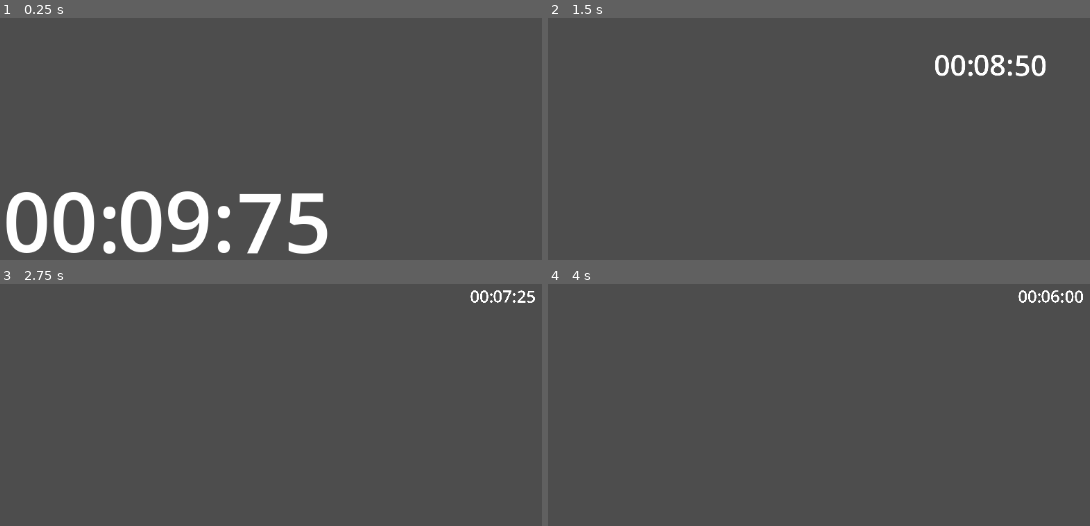
Above: before the commit, frames 1-4 (two rows, left to right).
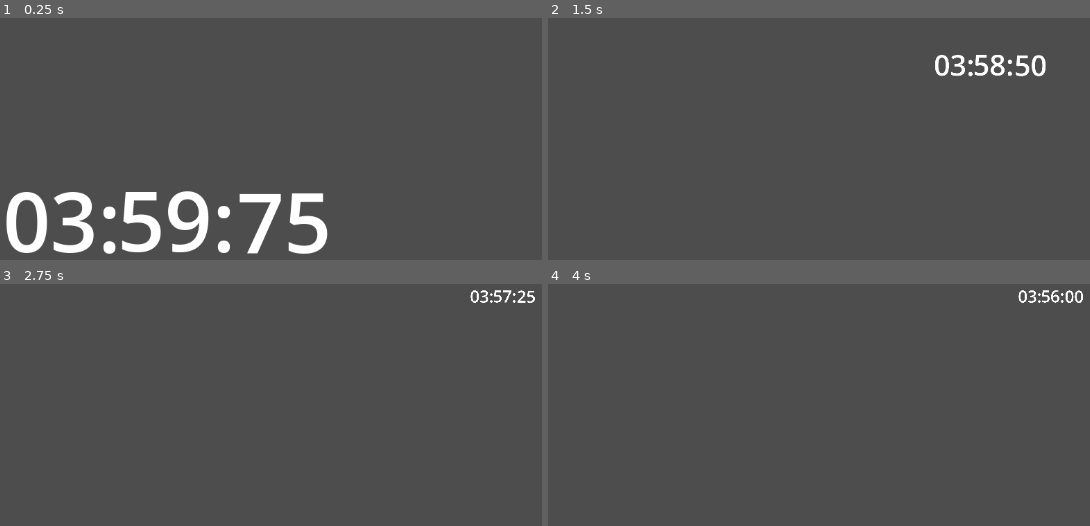
Above: after the commit, the same moments.

Repository: BenjaBelnap/Parry-God
Game: Godot game, scene res://Senes/level_timer.tscn
Same seed, same stepped clock (60 frames per second), same inputs: the game is played once before the commit and once after it. This scene is started directly instead of the project's main scene.
Inputs (mouse positions are in pixels of both pictures, inside the frame that each line leads up to):
- Up to frame 1 (0.25 s): no input
- Up to frame 2 (1.5 s): move the mouse to (884, 199) at 0.52 s; hold D (move_right) 0.53-1.28 s; right-click (884, 199) at 0.6 s; move the mouse to (548, 245) at 1.27 s; hold S (move_down) from 1.28 s (still down); click (548, 245) at 1.35 s
- Up to frame 3 (2.75 s): tap Enter at 2 s; move the mouse to (243, 390) at 2.02 s; release S (move_down) at 2.03 s; hold D (move_right) from 2.03 s (still down); right-click (243, 390) at 2.1 s
- Up to frame 4 (4 s): tap Space at 2.75 s; move the mouse to (outside the picture) at 2.77 s; release D (move_right) at 2.78 s; hold W (move_up) 2.78-3.53 s; click (outside the picture) at 2.85 s; tap Enter at 3.5 s; move the mouse to (outside the picture) at 3.52 s; hold A (move_left) from 3.53 s (still down); right-click (outside the picture) at 3.6 s

The runs differ from the first frame. In frame 1, 1.6% of the frame differs, in the area x 9-30%, y 71-98%; in frame 2, 0.2%; in frame 3, less than 0.1%; in frame 4, less than 0.1%.

Commit message:
changed timer data

Diff:
--- a/Senes/level_timer.gd
+++ b/Senes/level_timer.gd
@@ -11,6 +11,7 @@
 # Called when the node enters the scene tree for the first time.
 func _ready() -> void:
 	$AnimationPlayer.play("start")
+	total_time = Global.level_data[Global.level]["time"]
 
 # Called every frame. 'delta' is the elapsed time since the previous frame.
 func _process(delta: float) -> void:
--- a/global.gd
+++ b/global.gd
@@ -1,6 +1,8 @@
 extends Node
 
 var level: int
+
+var level_data:Array = [{"time":240},{"time":100}]
 
 # Called when the node enters the scene tree for the first time.
 func _ready():
